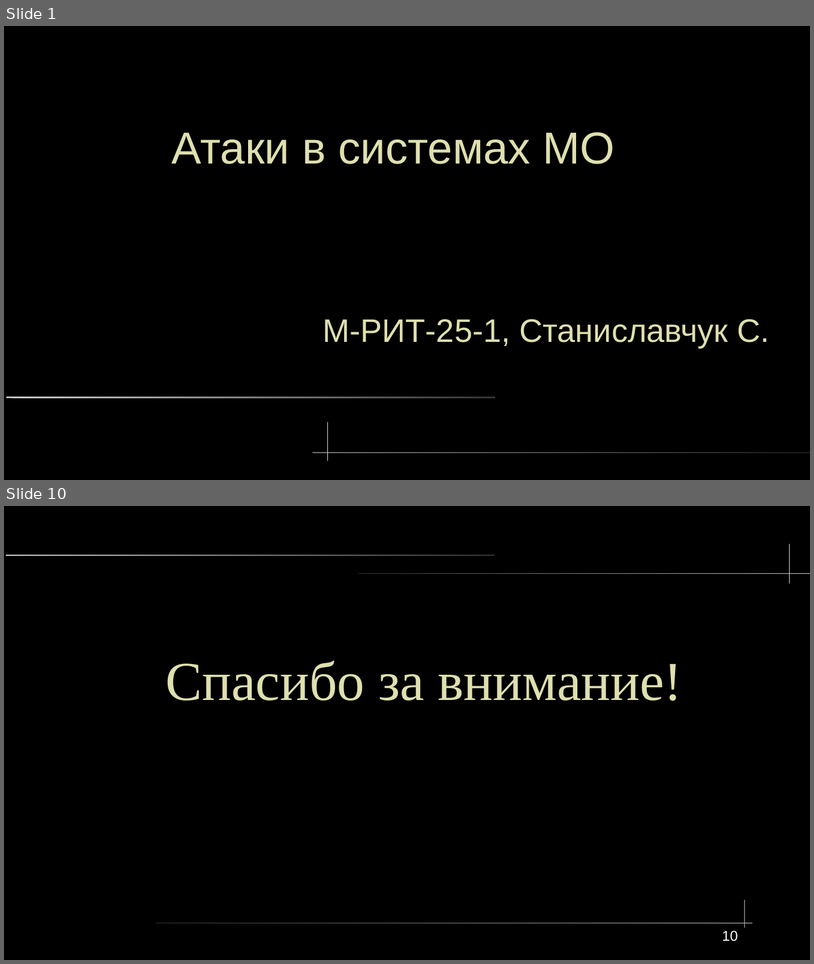
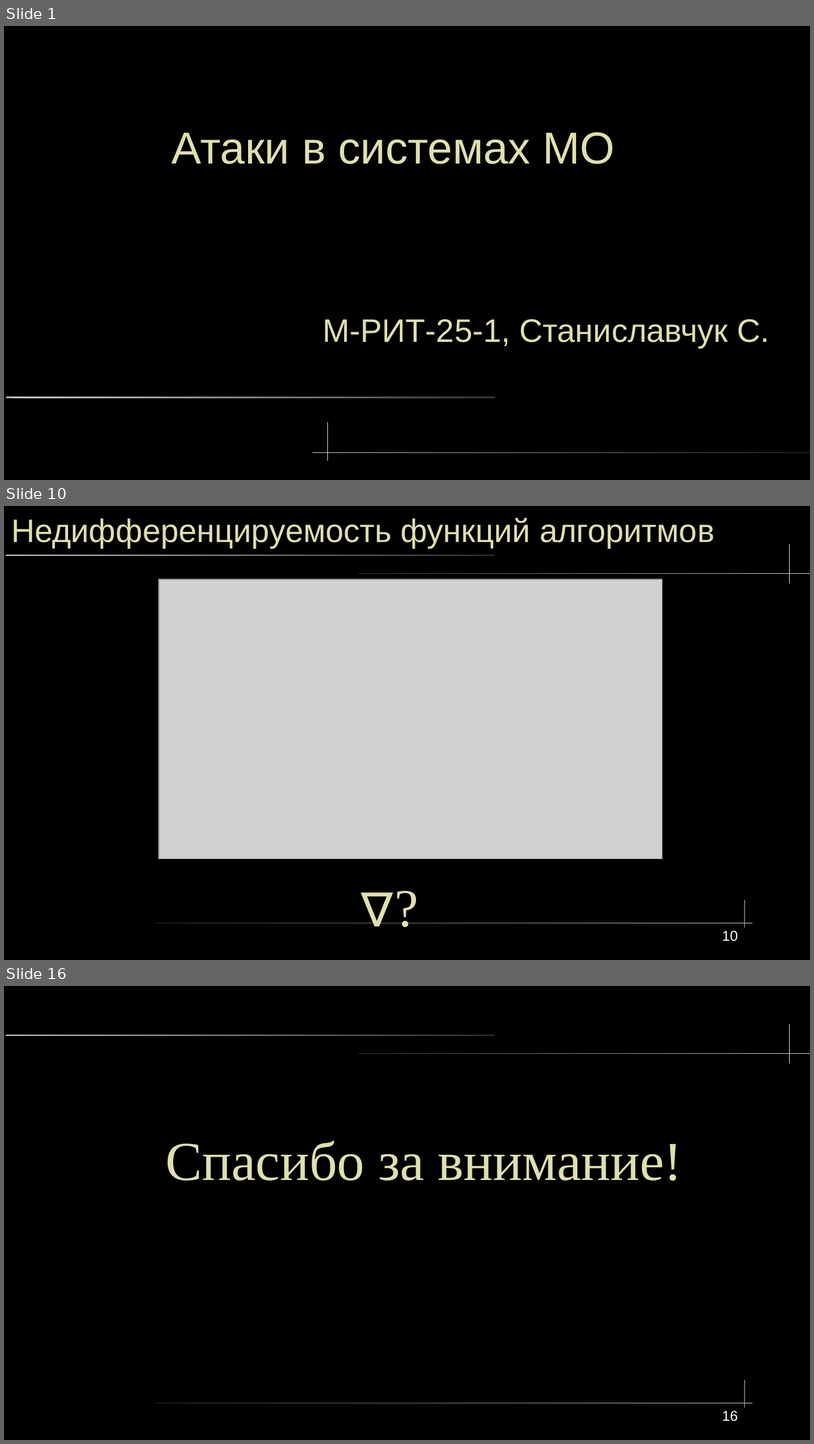
Before and after one commit to lxvevery1/LSTU_MAG, a slide deck: 5_1/ML/lab/coursework/presentation/ProjectOrg.odp. Shown one above the other, each under a label of ours: slides 1 and 10 before the commit, slides 1, 10 and 16 after it; the slides between them are not shown. The pictures are 814x964 and 814x1444 pixels, drawn with LibreOffice and Linux fonts; fonts in the diff are those of the drawing; grey boxes stand for pictures. Boxes give left, top, right and bottom in pixels: in the first picture for what was removed or moved away, otherwise in the second. Text is boxed around its words. In the diff, an @@ line names an element or a change of style, - is before the commit and + after.

```diff
--- a/5_1/ML/lab/coursework/presentation/ProjectOrg.odp
+++ b/5_1/ML/lab/coursework/presentation/ProjectOrg.odp
@@ slide 10 added at (4, 506, 810, 960), background #000000; not listed: 5 template elements that a slide beside it also shows @@
@@ text added at (11, 517, 715, 547), 32 pt, text #DFDFAF @@
+Недифференцируемость функций алгоритмов
@@ picture added at (159, 579, 663, 859) @@
@@ text added at (318, 853, 425, 927), 52.8 pt, text #DFDFAF @@
+∇?
@@ page number added at (722, 930, 738, 941), 14 pt, text #FFFFFF @@
+10
@@ what was slide 10 is now slide 16 @@
@@ page number at (722, 1410, 738, 1421): text changed @@
-10
+16
```
Also in this commit, not shown: 2 slides changed, 12 other slides added, 6 slides removed, 4 other files.
